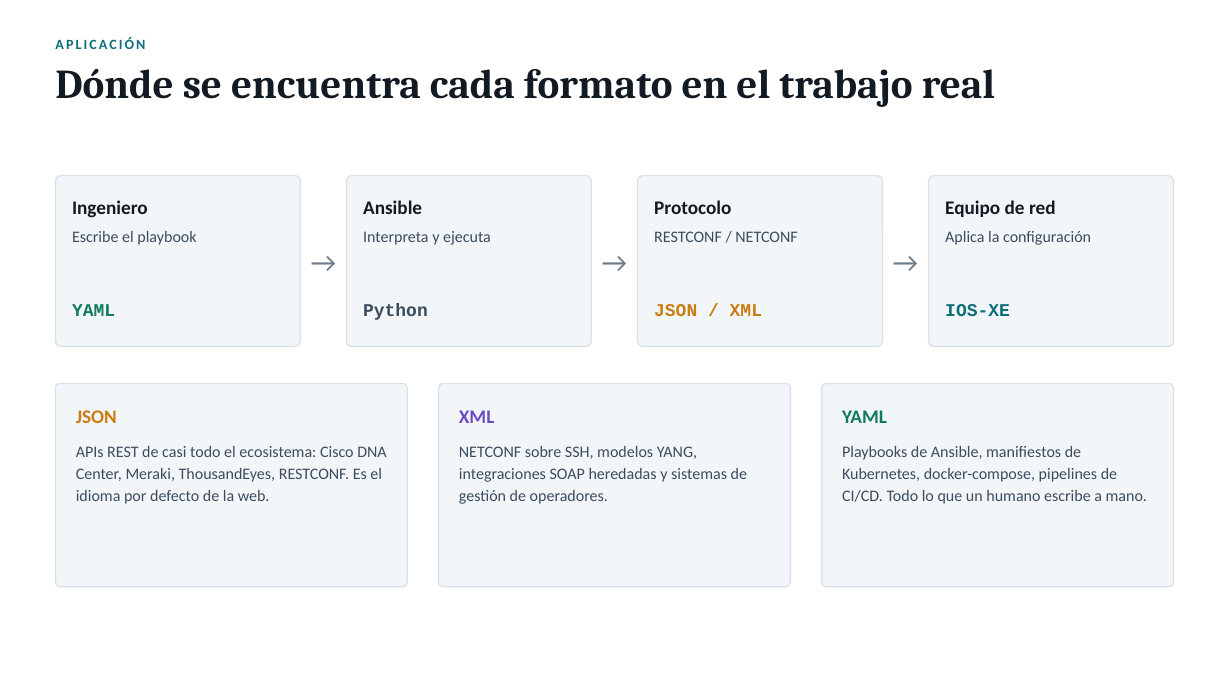
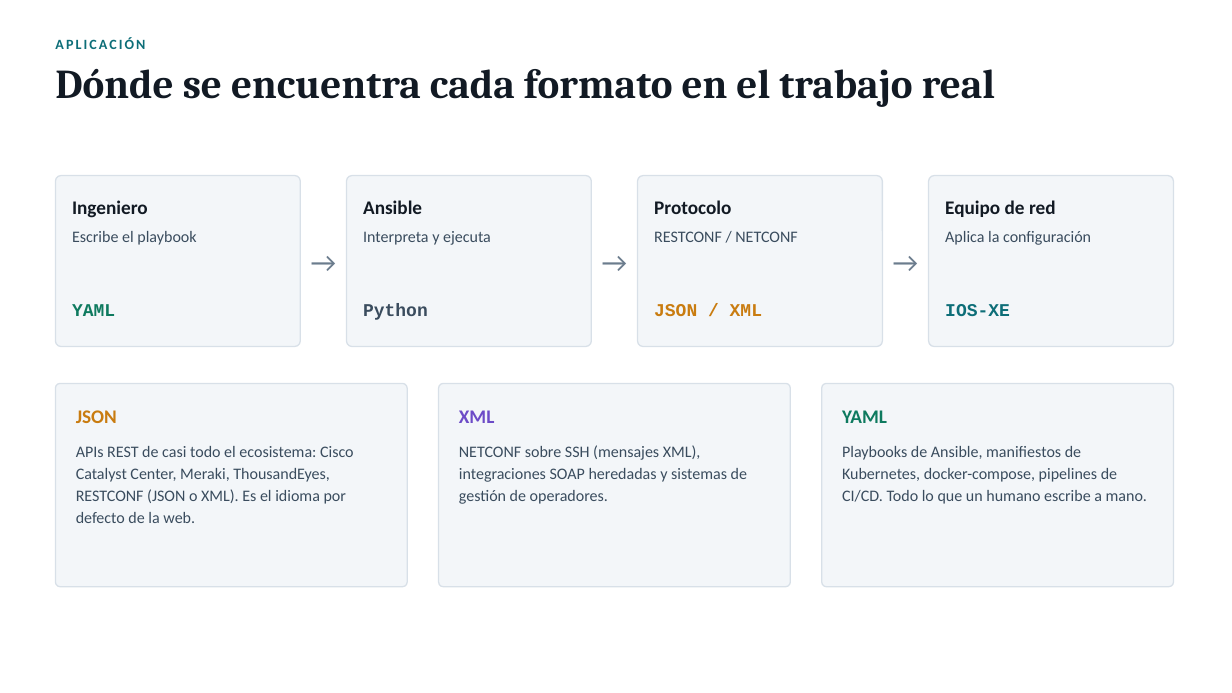
Before and after one commit to CTH-SOLUCIONES/netlab, a slide deck: slide 14 of docs/formatos-datos-automatizacion-redes.pptx. Drawn at 1232x693 pixels with LibreOffice and Linux fonts; fonts in the diff are those of the drawing. Boxes give left, top, right and bottom in pixels: in the first picture for what was removed or moved away, otherwise in the second. Text is boxed around its words. In the diff, an @@ line names an element or a change of style, - is before the commit and + after.

```diff
--- a/docs/formatos-datos-automatizacion-redes.pptx
+++ b/docs/formatos-datos-automatizacion-redes.pptx
@@ text at (x1=76, y1=446, x2=354, y2=523): text changed @@
-APIs REST de casi todo el ecosistema: Cisco DNA Center, Meraki, ThousandEyes, RESTCONF. Es el idioma por defecto de la web.
+APIs REST de casi todo el ecosistema: Cisco Catalyst Center, Meraki, ThousandEyes, RESTCONF (JSON o XML). Es el idioma por defecto de la web.
@@ text at (x1=459, y1=445, x2=747, y2=504): text changed @@
-NETCONF sobre SSH, modelos YANG, integraciones SOAP heredadas y sistemas de gestión de operadores.
+NETCONF sobre SSH (mensajes XML), integraciones SOAP heredadas y sistemas de gestión de operadores.
```
Also in this commit, not shown: 8 other slides changed, 2 other files.
